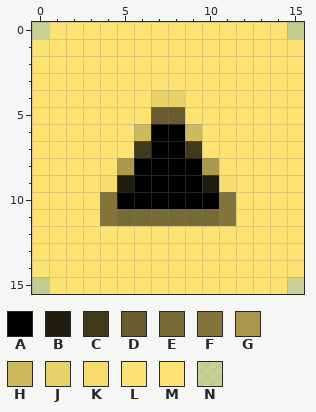
Two states of a pixel-art sprite, icons/favicon-16x16.png. That is the earlier state.
The file is 16x16 pixels. Colours within 5 levels of each other are drawn and written as one.
Palette (. is transparent): A #000000  B #201d0e  C #40391c  D #675c2e  E #766a35  F #82743a  G #ab984d  H #cfb95d  J #e9d169  K #f6db6e  L #fee372f9  M #fee372  N #ffe5737e
Pixels before, first column x 0:
 0 NLMMMMMMMMMMMMLN
 1 LMMMMMMMMMMMMMML
 2 MMMMMMMMMMMMMMMM
 3 MMMMMMMMMMMMMMMM
 4 MMMMMMMJJMMMMMMM
 5 MMMMMMMDDMMMMMMM
 6 MMMMMMHAAHMMMMMM
 7 MMMMMMCAACMMMMMM
 8 MMMMMGAAAAGMMMMM
 9 MMMMKBAAAABKMMMM
10 MMMMFAAAAAAFMMMM
11 MMMMFEEEEEEFMMMM
12 MMMMMMMMMMMMMMMM
13 MMMMMMMMMMMMMMMM
14 LMMMMMMMMMMMMMML
15 NLMMMMMMMMMMMMLN
After:
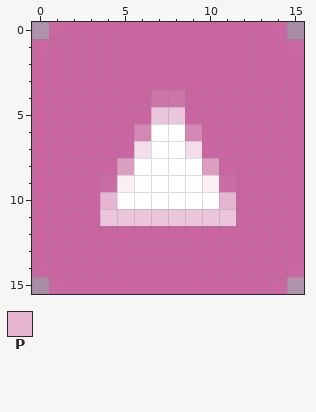
Colours new in this view: P #e5b5d1
The exact change:
colour A: #000000 -> #ffffff
colour B: #201d0e -> #f9eff5
colour C: #40391c -> #f3ddea
colour E: #766a35 -> #eac5db
colour G: #ab984d -> #dc9dc3
colour H: #cfb95d -> #d487b5
colour J: #e9d169 -> #ce75aa
colour K: #f6db6e -> #cb6da5
colour L: #fee372f9 -> #c965a1f9
colour M: #fee372 -> #c966a1
colour N: #ffe5737e -> #c867a27e
y 5: x 7..8 DD -> EE
y 10: x 4 F -> P; x 11 F -> P
y 11: x 4 F -> E; x 11 F -> E
